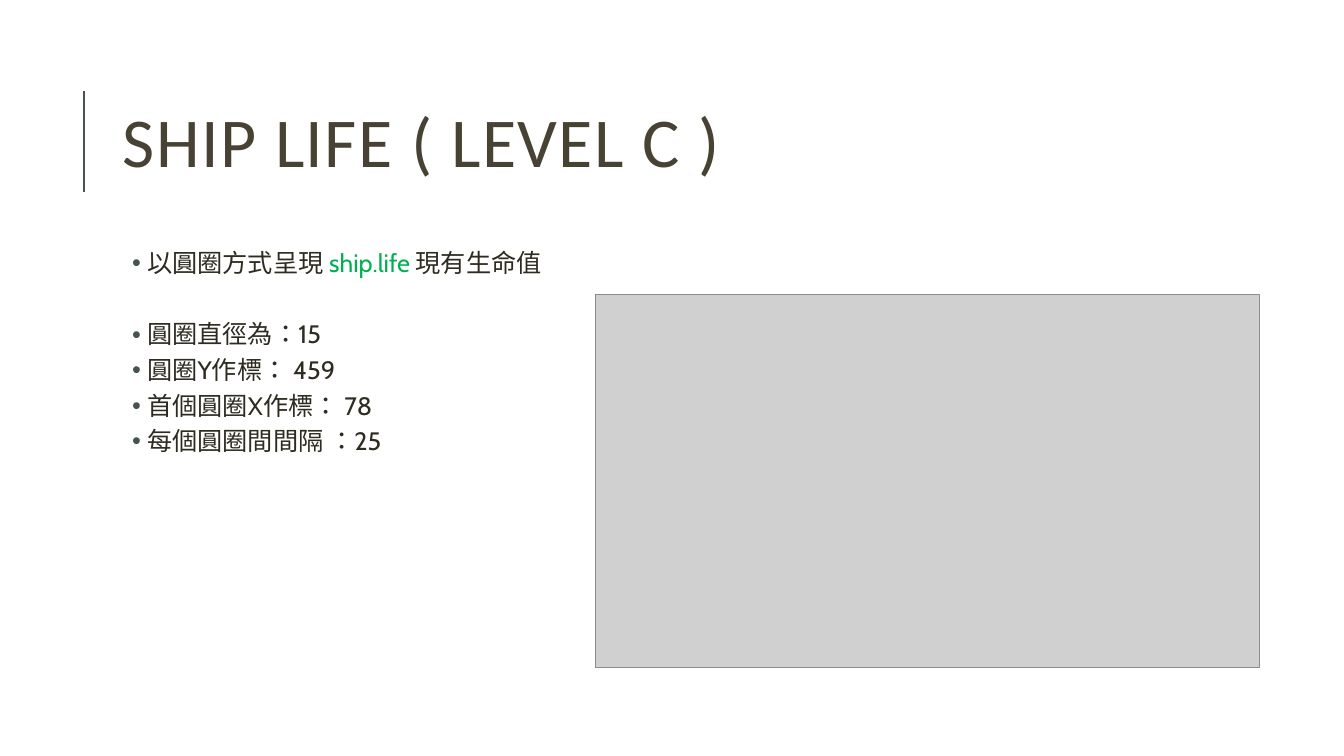
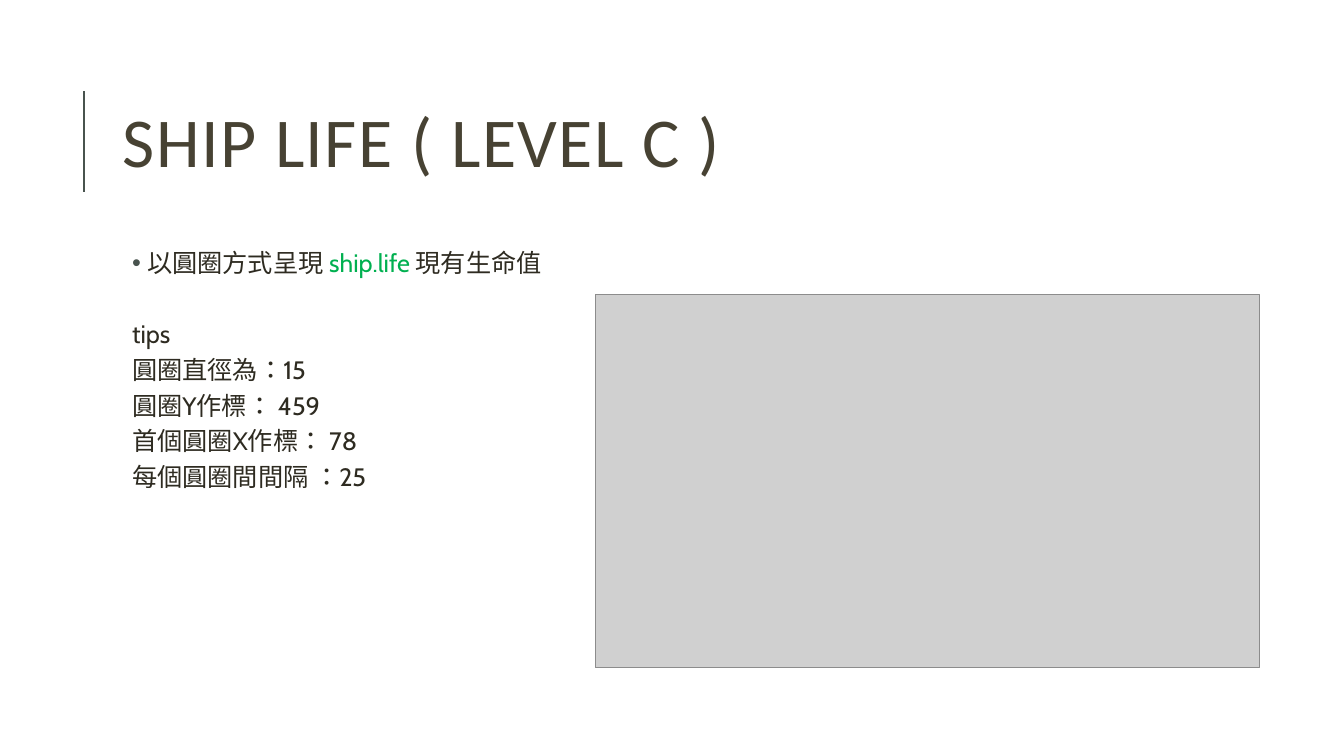
Before and after one commit to zu5462/assign4, a slide deck: slide 6 of requirement.pptx. Drawn at 1344x756 pixels with LibreOffice and Linux fonts; fonts in the diff are those of the drawing; grey boxes stand for pictures. Boxes give left, top, right and bottom in pixels: in the first picture for what was removed or moved away, otherwise in the second. Text is boxed around its words. In the diff, an @@ line names an element or a change of style, - is before the commit and + after.

```diff
--- a/requirement.pptx
+++ b/requirement.pptx
@@ text at bbox=[132, 325, 170, 349]: paragraph added @@
+  tips
@@ text at bbox=[132, 358, 366, 488]: bullet • to none @@
```
Also in this commit, not shown: 3 other slides changed, 4 other files.
